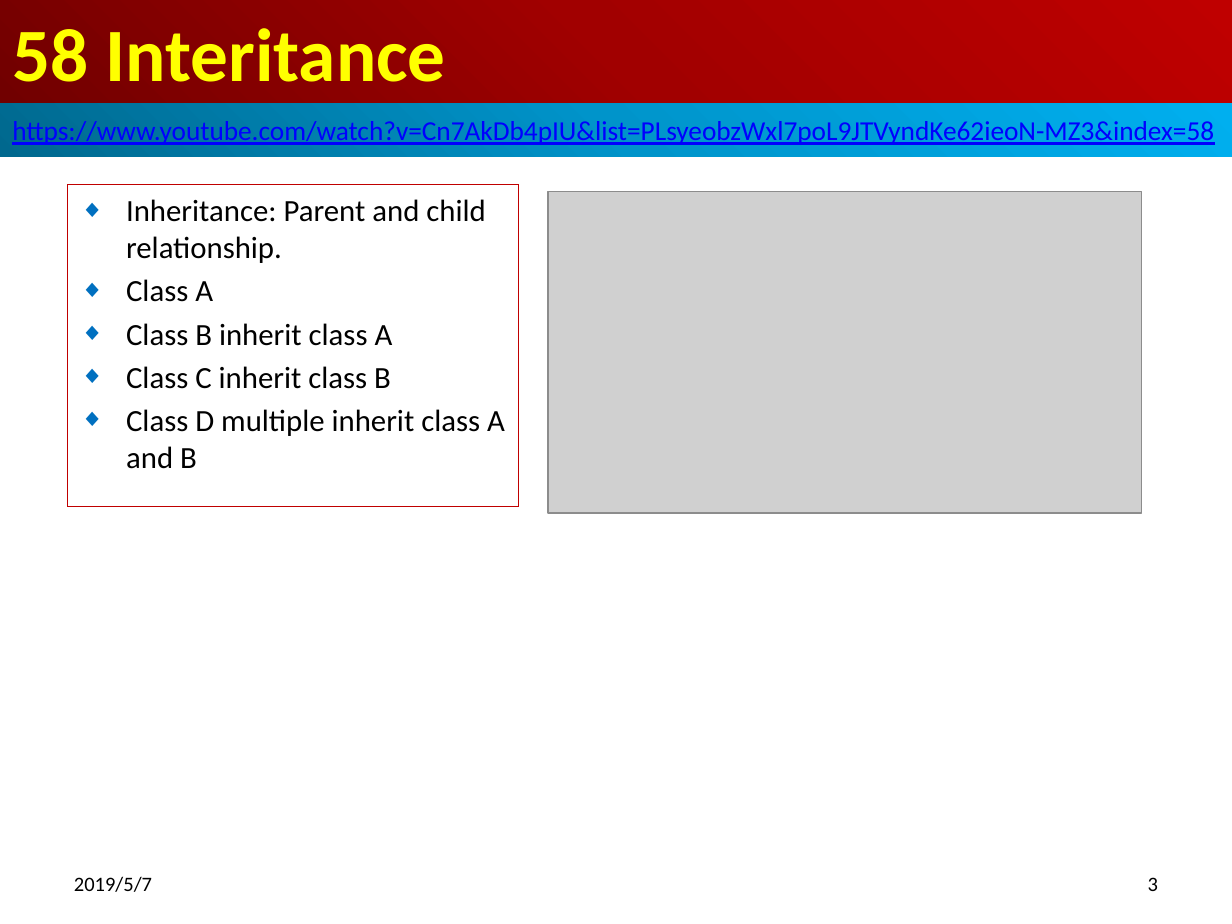
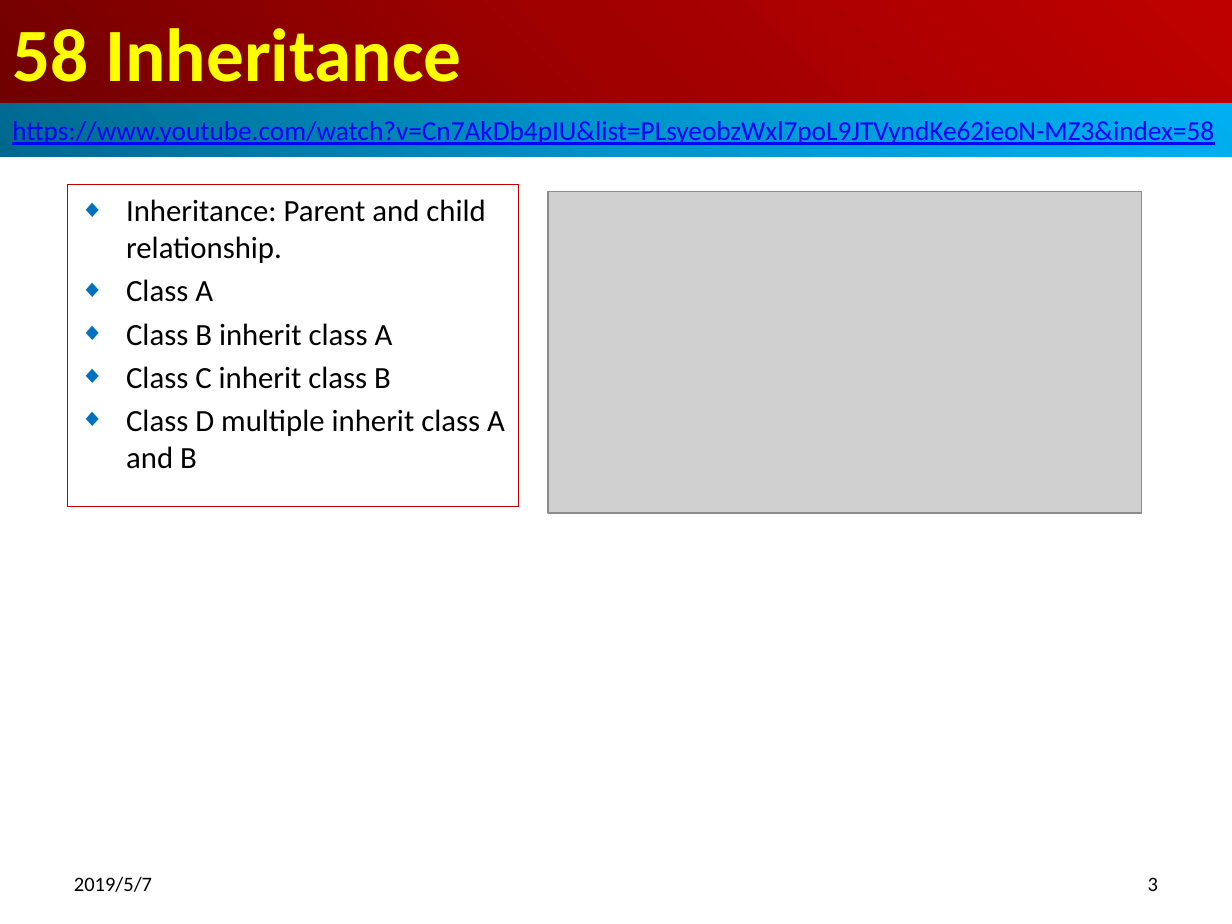
Before and after one commit to peterhchen/100-Python-Basic, a slide deck: slide 3 of 51_60/ch58_Inheritance/ch58_Inheritance.pptx. Drawn at 1232x924 pixels with LibreOffice and Linux fonts; fonts in the diff are those of the drawing; grey boxes stand for pictures. Boxes give left, top, right and bottom in pixels: in the first picture for what was removed or moved away, otherwise in the second. Text is boxed around its words. In the diff, an @@ line names an element or a change of style, - is before the commit and + after.

```diff
--- a/51_60/ch58_Inheritance/ch58_Inheritance.pptx
+++ b/51_60/ch58_Inheritance/ch58_Inheritance.pptx
@@ title at (x1=12, y1=28, x2=462, y2=82): text changed @@
-58 Interitance
+58 Inheritance
```
Also in this commit, not shown: 1 other slide changed, 4 other files.
